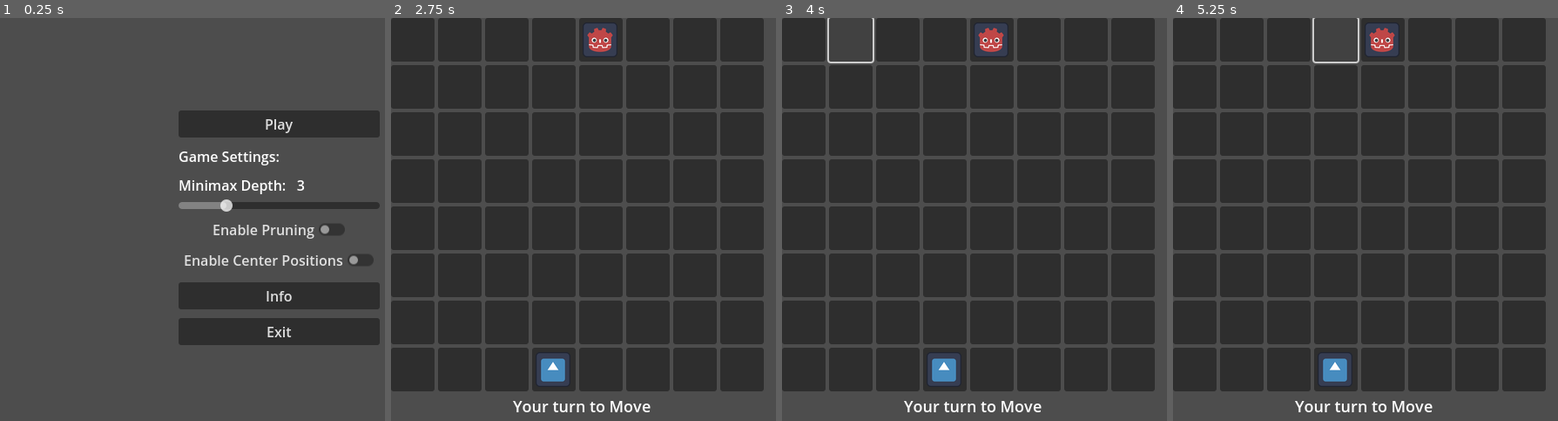
Above: before the commit, frames 1-4 (left to right).
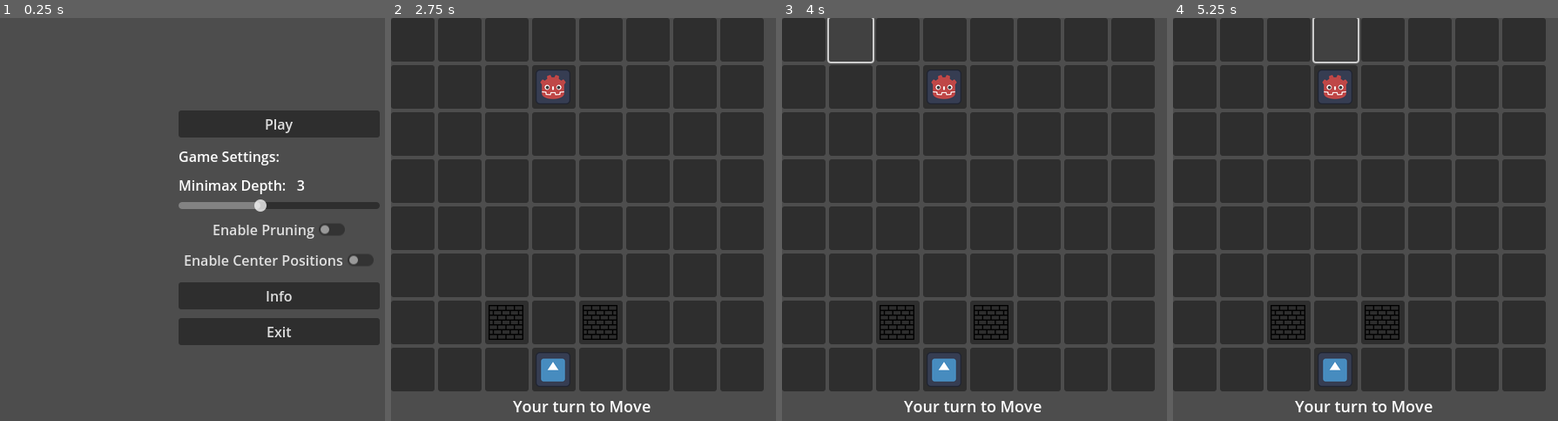
Above: after the commit, the same moments.

Repository: erkek2000/linukboard2d
Game: Godot game, scene res://scenes/menu.tscn
The game is run twice, just before and just after one commit, with the same random seed, the same clock (stepped at 60 frames per second) and the same inputs. The engine's default icon, where the game draws it, is replaced by a stand-in: a white triangle on a blue panel in a dark square.
Inputs (mouse positions are in pixels of both pictures, inside the frame that each line leads up to):
- Up to frame 1 (0.25 s): no input
- Up to frame 2 (2.75 s): click "Enable Pruning" at 0.5 s; click "Play" at 1.25 s; tap Enter at 2 s
- Up to frame 3 (4 s): click (805, 38) at 2.75 s; click (851, 38) at 3.5 s
- Up to frame 4 (5.25 s): click (1288, 38) at 4.25 s; click (1334, 38) at 5 s

The runs differ from the first frame. In frame 1, 0.3% of the frame differs, in the area x 57-70%, y 45-49%; in frame 2, 1.9%, in the area x 25-59%, y 1-80%; in frame 3, 1.9%; in frame 4, 1.9%.
Error before the commit: Attempt to call function 'get_button_icon' in base 'null instance' on a null instance. (res://scripts/game.gd:140)

Commit message:
Godot 4.4 Support
- Made vector2's into vector2i's

Diff:
--- a/project.godot
+++ b/project.godot
@@ -12,7 +12,7 @@
 
 config/name="LinukBoard2d"
 run/main_scene="res://scenes/menu.tscn"
-config/features=PackedStringArray("4.3", "GL Compatibility")
+config/features=PackedStringArray("4.4", "GL Compatibility")
 config/icon="res://assets/icon.svg"
 
 [autoload]
--- a/scenes/menu.tscn
+++ b/scenes/menu.tscn
@@ -35,7 +35,7 @@
 [node name="WaitTimeLabel" type="Label" parent="VBoxContainer"]
 visible = false
 layout_mode = 2
-text = "Warning: minimax depth over 3 with pruning disabled may have long wait times."
+text = "Warning: minimax depth over 3 may have long wait times."
 label_settings = SubResource("LabelSettings_ttpff")
 horizontal_alignment = 1
 vertical_alignment = 1
@@ -51,7 +51,7 @@
 [node name="MinimaxDepthSlider" type="HSlider" parent="VBoxContainer/VBoxContainer"]
 layout_mode = 2
 min_value = 1.0
-max_value = 10.0
+max_value = 6.0
 value = 3.0
 rounded = true
 
--- a/scripts/board_maker.gd
+++ b/scripts/board_maker.gd
@@ -67,7 +67,7 @@
 	var block_icon = ImageTexture.create_from_image(image3)
 	get_node("block").icon = block_icon
 
-	# Create turn label AFTER all buttons
+	# Create turn label after all buttons
 	turn_label = Label.new()
 	turn_label.set_name("TurnLabel")
 	turn_label.text = "Loading"
--- a/scripts/game.gd
+++ b/scripts/game.gd
@@ -14,18 +14,18 @@
 # Can be "Move" or "Block1" or "Block2"
 var Turn_Type: String = "Move"
 # Gives Player Position, updated once every turn.
-var Player_Pos: Vector2
+var Player_Pos: Vector2i
 # Gives AI Position, updated once every turn.
-var AI_Pos: Vector2
-# Gives Player Move Position, updated twice every turn.
-var Signal_Pos: Vector2 = Vector2(-1, -1)
+var AI_Pos: Vector2i
+# Gives Player Click Position, updated thrice every turn.
+var Signal_Pos: Vector2i = Vector2i(-1, -1)
 # Variable that changes every time board is clicked.
 var New_Button_Signal: bool = false
 # BoardMaker Node - for accessing buttons
 var Board_Maker : Node
 # Best current moves for the AI.
-#var Best_Move: Vector2 = Vector2(-1, -1)
-#var Best_Block: Vector2 = Vector2(-1, -1)
+#var Best_Move: Vector2i = Vector2i(-1, -1)
+#var Best_Block: Vector2i = Vector2i(-1, -1)
 var Turn_Number: int = 1
 
 
@@ -75,13 +75,13 @@
 		Board.append(new_row.duplicate(true))  # Add the row to the Board
 
 	if GameData.CENTER_POS:
-		Player_Pos = Vector2(4, 3)
-		AI_Pos = Vector2(3, 4)
+		Player_Pos = Vector2i(4, 3)
+		AI_Pos = Vector2i(3, 4)
 		Board[4][3] = 1 # Player
 		Board[3][4] = 2 # AI
 	else:
-		Player_Pos = Vector2(7, 3)
-		AI_Pos = Vector2(0, 4)
+		Player_Pos = Vector2i(7, 3)
+		AI_Pos = Vector2i(0, 4)
 		Board[7][3] = 1 # Player
 		Board[0][4] = 2 # AI
 
@@ -91,13 +91,15 @@
 	if first_turn == 1:
 		Board_Maker.turn_label.text = "Your Turn"
 		Turn = "Player Turn"
-		print ("First Turn is ", Turn)
+		if GameData.DEBUG:
+			print ("First Turn is ", Turn)
 		toggle_buttons(Board_Maker, true)
 	elif first_turn == 0:
 		Board_Maker.turn_label.text = "AI is playing..."
 		await get_tree().create_timer(0.1).timeout
 		Turn = "AI Turn"
-		print ("First Turn is ", Turn)
+		if GameData.DEBUG:
+			print ("First Turn is ", Turn)
 		toggle_buttons(Board_Maker, false)
 		ai_play()
 
@@ -128,12 +130,12 @@
 	pass
 
 
-func vector2_to_string(vec: Vector2) -> String:
+func vector2i_to_string(vec: Vector2i) -> String:
 	return str(vec.x) + "-" + str(vec.y)
 
 
 # Not using the last parameter. Find out what that was.
-func move_icon(old_pos: Node, new_pos: Node, on_board_new_pos: Vector2):
+func move_icon(old_pos: Node, new_pos: Node, on_board_new_pos: Vector2i):
 	# Handle Button icons for positions
 	#print("old_pos.name: ", old_pos.name)
 	#print("new_pos.name: ", new_pos.name)
@@ -143,21 +145,21 @@
 	new_pos.set_button_icon(old_pos_icon)
 
 
-func move_player(new_pos: Vector2):
+func move_player(new_pos: Vector2i):
 	# Move on Board
 	Board[Player_Pos.x][Player_Pos.y] = 0
 	Board[new_pos.x][new_pos.y] = 1
 	Player_Pos = new_pos
 
 
-func move_AI(new_pos: Vector2):
+func move_AI(new_pos: Vector2i):
 	# Move on Board
 	Board[AI_Pos.x][AI_Pos.y] = 0
 	Board[new_pos.x][new_pos.y] = 2
 	AI_Pos = new_pos
 
 
-func place_block(pos: Node, on_board_pos: Vector2):
+func place_block(pos: Node, on_board_pos: Vector2i):
 	# Should be similar to move_player.
 	# Set Icon
 	var block_icon = Board_Maker.get_node("block").get_button_icon()
@@ -165,7 +167,7 @@
 	Board[on_board_pos.x][on_board_pos.y] = -1
 
 
-func check_move(old_pos: Vector2, new_pos: Vector2, board: Array) -> bool:
+func check_move(old_pos: Vector2i, new_pos: Vector2i, board: Array) -> bool:
 	# Check if inside board
 	if not (index_in_bounds(new_pos.x, 8) and index_in_bounds(new_pos.y, 8)):
 		return false
@@ -179,7 +181,7 @@
 	return delta_x <= 1 and delta_y <= 1
 
 
-func check_block(pos: Vector2, board: Array) -> bool:
+func check_block(pos: Vector2i, board: Array) -> bool:
 	# Check if inside board
 
 	if not (index_in_bounds(pos.x, 8) and index_in_bounds(pos.y, 8)):
@@ -191,16 +193,16 @@
 		return false
 
 # NEVER USED
-func get_square_at(pos: Vector2, index: int) -> Vector2:
+func get_square_at(pos: Vector2i, index: int) -> Vector2i:
 	var directions: Array = [
-		Vector2(-1, -1),  # 0: Top-left
-		Vector2(0, -1),   # 1: Top
-		Vector2(1, -1),   # 2: Top-right
-		Vector2(1, 0),    # 3: Right
-		Vector2(1, 1),    # 4: Bottom-right
-		Vector2(0, 1),    # 5: Bottom
-		Vector2(-1, 1),   # 6: Bottom-left
-		Vector2(-1, 0)    # 7: Left
+		Vector2i(-1, -1),  # 0: Top-left
+		Vector2i(0, -1),   # 1: Top
+		Vector2i(1, -1),   # 2: Top-right
+		Vector2i(1, 0),    # 3: Right
+		Vector2i(1, 1),    # 4: Bottom-right
+		Vector2i(0, 1),    # 5: Bottom
+		Vector2i(-1, 1),   # 6: Bottom-left
+		Vector2i(-1, 0)    # 7: Left
 	]
 
 	if index < 0 or index > 7:
@@ -210,249 +212,12 @@
 	return pos + directions[index]
 
 
-
-
-'''
-# Returns a list of move_data dictionaries, each containing:
-# - "board": the board state after the move and blocks
-# - "move": the position the player moved to
-# - "block1": the position of the first block
-# - "block2": the position of the second block
-func generate_moves(board: Array, self_pos: Vector2, opponent_pos: Vector2) -> Array:
-	var all_plays = []
-
-	# Step 1: Generate all possible moves
-	var possible_moves = []
-	var x = self_pos.x
-	var y = self_pos.y
-	var player = board[x][y]
-
-	# All possible movement directions
-	var directions = [
-		Vector2(-1, -1), Vector2(0, -1), Vector2(1, -1), Vector2(1, 0),
-		Vector2(1, 1), Vector2(0, 1), Vector2(-1, 1), Vector2(-1, 0)
-	]
-
-	# Generate all valid moves
-	for direction in directions:
-		var new_pos = Vector2(x + direction.x, y + direction.y)
-		if check_move(self_pos, new_pos, board):
-			# Create a new board with the move applied
-			var moved_board = []
-			for row in board:
-				moved_board.append(row.duplicate(true))
-
-			moved_board[x][y] = 0
-			moved_board[new_pos.x][new_pos.y] = player
-
-			# Add to possible moves
-			possible_moves.append({
-				"board": moved_board,
-				"move": new_pos
-			})
-
-
-
-	# Step 2: For each move, generate all possible block placements
-	for move_data in possible_moves:
-		var moved_board = move_data["board"]
-		var move_pos = move_data["move"]
-
-		# Get all possible block positions around opponent
-		var block_positions = get_block_positions_around(moved_board, opponent_pos)
-
-		# If no blocks can be placed, opponent is cornered (win condition)
-		if block_positions.size() == 0:
-			all_plays.append({
-				"board": moved_board,
-				"move": move_pos,
-				"block1": Vector2(-1, -1),
-				"block2": Vector2(-1, -1),
-				"victory": true
-			})
-			continue
-
-		# If only one block can be placed
-		if block_positions.size() == 1:
-			var block_pos = block_positions[0]
-			var blocked_board = []
-			for row in moved_board:
-				blocked_board.append(row.duplicate(true))
-
-			blocked_board[block_pos.x][block_pos.y] = -1
-
-			all_plays.append({
-				"board": blocked_board,
-				"move": move_pos,
-				"block1": block_pos,
-				"block2": Vector2(-1, -1),
-				"victory": true
-			})
-			continue
-
-		# Generate all combinations of 2 blocks from available positions
-		for i in range(block_positions.size()):
-			for j in range(i + 1, block_positions.size()):
-				var block1 = block_positions[i]
-				var block2 = block_positions[j]
-
-				# Create a new board with blocks placed
-				var blocked_board = []
-				for row in moved_board:
-					blocked_board.append(row.duplicate(true))
-
-				blocked_board[block1.x][block1.y] = -1
-				blocked_board[block2.x][block2.y] = -1
-
-
-				# Add this play to our list
-
-				all_plays.append({
-					"board": blocked_board,
-					"move": move_pos,
-					"block1": block1,
-					"block2": block2
-				})
-				if GameData.DEBUG:
-					print("Found ", all_plays.size(), " valid full ", player, " moves with the board:")
-					print_board(blocked_board)
-
-	return all_plays
-
-# Helper function to get all possible block positions around an opponent
-func get_block_positions_around(board: Array, opponent_pos: Vector2) -> Array:
-	var block_positions = []
-	var ox = opponent_pos.x
-	var oy = opponent_pos.y
-
-	# Check all adjacent and diagonal positions
-	for i in range(-1, 2):
-		for j in range(-1, 2):
-			# Skip the center position (the opponent position)
-			if i == 0 and j == 0:
-				continue
-
-			var block_pos = Vector2(ox + i, oy + j)
-
-			# Check if the position is valid for a block
-			if check_block(block_pos, board):
-				block_positions.append(block_pos)
-
-	return block_positions
-
-
-# alpha is the best score the maximizer can guarantee so far.
-# beta is the best score the minimizer can guarantee so far
-
-func minimax(board: Array, ai_pos: Vector2, player_pos: Vector2, depth: int, alpha: int, beta: int, maximizing_player: bool) -> Dictionary:
-	# Terminal conditions: depth reached or victory detected
-	if depth == 0 or check_victory(ai_pos, player_pos, board) != 0:
-		if GameData.DEBUG:
-			print("End condition reached with board:")
-			print("############")
-			print_board(board)
-			print("############")
-		return {
-			"eval": calculate_minimax_points(ai_pos, player_pos, board),
-			"move": Vector2(-1, -1),
-			"block1": Vector2(-1, -1),
-			"block2": Vector2(-1, -1)
-		}
-
-	if maximizing_player:  # AI's turn (maximizing)
-		var maxEval = -INF
-		var best_move = Vector2(-1, -1)
-		var best_block1 = Vector2(-1, -1)
-		var best_block2 = Vector2(-1, -1)
-
-		# Generate all possible moves for AI
-		var moves = generate_moves(board, ai_pos, player_pos)
-
-		for move_data in moves:
-			# Update AI position for recursive call
-			var new_ai_pos = move_data["move"]
-
-			# Recursive minimax call
-			var evalResult = minimax(
-				move_data["board"],
-				new_ai_pos,
-				player_pos,
-				depth - 1,
-				alpha,
-				beta,
-				false
-			)
-
-			if evalResult["eval"] > maxEval:
-				maxEval = evalResult["eval"]
-				best_move = move_data["move"]
-				best_block1 = move_data["block1"]
-				best_block2 = move_data["block2"]
-
-			# Alpha-Beta pruning
-			if GameData.PRUNING:
-				alpha = max(alpha, evalResult["eval"])
-				if beta <= alpha:
-					break
-
-		return {
-			"eval": maxEval,
-			"move": best_move,
-			"block1": best_block1,
-			"block2": best_block2
-		}
-
-	else:  # Player's turn (minimizing)
-		var minEval = INF
-		var best_move = Vector2(-1, -1)
-		var best_block1 = Vector2(-1, -1)
-		var best_block2 = Vector2(-1, -1)
-
-		# Generate all possible moves for Player
-		var moves = generate_moves(board, player_pos, ai_pos)
-
-		for move_data in moves:
-			# Update player position for recursive call
-			var new_player_pos = move_data["move"]
-
-			# Recursive minimax call
-			var evalResult = minimax(
-				move_data["board"],
-				ai_pos,
-				new_player_pos,
-				depth - 1,
-				alpha,
-				beta,
-				true
-			)
-
-			if evalResult["eval"] < minEval:
-				minEval = evalResult["eval"]
-				best_move = move_data["move"]
-				best_block1 = move_data["block1"]
-				best_block2 = move_data["block2"]
-
-			# Alpha-Beta pruning
-			if GameData.PRUNING:
-				beta = min(beta, evalResult["eval"])
-				if beta <= alpha:
-					break
-
-		return {
-			"eval": minEval,
-			"move": best_move,
-			"block1": best_block1,
-			"block2": best_block2
-		}
-'''
-
-
-#  Victory cases with single blocks not handled MAYBE
-func generate_moves(board: Array, self_pos: Vector2, opponent_pos: Vector2, move_index: int = 0) -> Dictionary:
+# generates A SINGLE move with given index.
+func generate_moves(board: Array, self_pos: Vector2i, opponent_pos: Vector2i, move_index: int = 0) -> Dictionary:
 	# Directions for movement: diagonal and orthogonal
 	var directions: Array = [
-		Vector2(-1, -1), Vector2(0, -1), Vector2(1, -1), Vector2(1, 0),
-		Vector2(1, 1), Vector2(0, 1), Vector2(-1, 1), Vector2(-1, 0)
+		Vector2i(-1, -1), Vector2i(0, -1), Vector2i(1, -1), Vector2i(1, 0),
+		Vector2i(1, 1), Vector2i(0, 1), Vector2i(-1, 1), Vector2i(-1, 0)
 	]
 
 	# Split move_index into movement and blocking components
@@ -466,8 +231,8 @@
 	var player: int = board[x][y]
 
 	# Get movement direction
-	var direction: Vector2 = directions[move_dir_idx]
-	var new_pos = Vector2(x + direction.x, y + direction.y)
+	var direction: Vector2i = directions[move_dir_idx]
+	var new_pos = Vector2i(x + direction.x, y + direction.y)
 
 	# If this move is invalid, skip to next move
 	if not check_move(self_pos, new_pos, board):
@@ -482,8 +247,8 @@
 	moved_board[new_pos.x][new_pos.y] = player
 
 	# Calculate first block position
-	var block1_dir: Vector2 = directions[block1_idx]
-	var block1_pos: Vector2 = Vector2(opponent_pos.x + block1_dir.x, opponent_pos.y + block1_dir.y)
+	var block1_dir: Vector2i = directions[block1_idx]
+	var block1_pos: Vector2i = Vector2i(opponent_pos.x + block1_dir.x, opponent_pos.y + block1_dir.y)
 
 	# If first block position is invalid, try next block position
 	if not check_block(block1_pos, moved_board):
@@ -500,7 +265,7 @@
 
 	# Calculate second block position
 	var block2_dir = directions[block2_idx]
-	var block2_pos = Vector2(opponent_pos.x + block2_dir.x, opponent_pos.y + block2_dir.y)
+	var block2_pos = Vector2i(opponent_pos.x + block2_dir.x, opponent_pos.y + block2_dir.y)
 
 	# If second block position is invalid, try next second block
 	if (not check_block(block2_pos, moved_board)) or block1_pos == block2_pos:
@@ -529,26 +294,26 @@
 
 # alpha is the best score the maximizer can guarantee so far.
 # beta is the best score the minimizer can guarantee so far
-func minimax(board: Array, ai_pos: Vector2, player_pos: Vector2, depth: int, alpha: int, beta: int, maximizing_player: bool) -> Dictionary:
+func minimax(board: Array, ai_pos: Vector2i, player_pos: Vector2i, depth: int, alpha: int, beta: int, maximizing_player: bool) -> Dictionary:
 	# Terminal conditions: depth reached or victory detected
 	if depth == 0 or check_victory(ai_pos, player_pos, board, maximizing_player) != 0:
 		var eval: int = calculate_minimax_points(ai_pos, player_pos, board, maximizing_player)
 		return {
 			"eval": eval,
-			"move": Vector2(-1, -1),
-			"block1": Vector2(-1, -1),
-			"block2": Vector2(-1, -1)
+			"move": Vector2i(-1, -1),
+			"block1": Vector2i(-1, -1),
+			"block2": Vector2i(-1, -1)
 		}
 
 	if maximizing_player:  # AI's turn (maximizing)
 		var maxEval: int = -9223372036854775800
-		var best_move: Vector2 = Vector2(-1, -1)
-		var best_block1: Vector2 = Vector2(-1, -1)
-		var best_block2: Vector2 = Vector2(-1, -1)
+		var best_move: Vector2i = Vector2i(-1, -1)
+		var best_block1: Vector2i = Vector2i(-1, -1)
+		var best_block2: Vector2i = Vector2i(-1, -1)
 
 		# Start generating moves incrementally
 		var move_index: int = 0
-		var max_index: int = 512  # Reasonable limit to prevent freezing
+		var max_index: int = 512
 
 		while move_index < max_index:
 
@@ -581,8 +346,9 @@
 				# Alpha-Beta pruning
 				if GameData.PRUNING:
 					alpha = max(alpha, evalResult["eval"])
-					if beta <= alpha :#and best_move != Vector2(-1, -1):
-						print("Pruning in AI with eval ", evalResult["eval"], " beta is ", beta, " alpha is ", alpha)
+					if beta <= alpha :#and best_move != Vector2i(-1, -1):
+						if GameData.DEBUG:
+							print("Pruning in AI with eval ", evalResult["eval"], " beta is ", beta, " alpha is ", alpha)
 						break
 			elif move_result["completed"] > 0:
 				# May call minimax depth 0 instead:
@@ -593,14 +359,14 @@
 							"eval" : 100000,
 							"move" : move_result["move"],
 							"block1" : move_result["block1"],
-							"block2": Vector2(-1, -1)
+							"block2": Vector2i(-1, -1)
 						}
 					if move_result["completed"] == 1:
 						return {
 							"eval" : 100000,
 							"move" : move_result["move"],
-							"block1" : Vector2(-1, -1),
-							"block2": Vector2(-1, -1)
+							"block1" : Vector2i(-1, -1),
+							"block2": Vector2i(-1, -1)
 						}
 				elif victory == 1:
 					if move_result["completed"] == 1:
@@ -608,22 +374,22 @@
 								"eval" : -100000,
 								"move" : move_result["move"],
 								"block1" : move_result["block1"],
-								"block2": Vector2(-1, -1)
+								"block2": Vector2i(-1, -1)
 						}
 					if move_result["completed"] == 2:
 						return {
 							"eval" : -100000,
 							"move" : move_result["move"],
-							"block1" : Vector2(-1, -1),
-							"block2": Vector2(-1, -1)
+							"block1" : Vector2i(-1, -1),
+							"block2": Vector2i(-1, -1)
 						}
 			move_index = move_result["next_index"]
-		if best_move == Vector2(-1, -1):
-			print("for ai:")
-			print_board(board)
-			push_error("WARNING: No valid moves found for AI!")
-
-
+
+		if GameData.DEBUG:
+			if best_move == Vector2i(-1, -1):
+				print("for ai:")
+				print_board(board)
+				push_error("WARNING: No valid moves found for AI!")
 
 		return {
 			"eval": maxEval,
@@ -634,9 +400,9 @@
 
 	else:  # Player's turn (minimizing)
 		var minEval: int = 9223372036854775800
-		var best_move: Vector2 = Vector2(-1, -1)
-		var best_block1: Vector2 = Vector2(-1, -1)
-		var best_block2: Vector2 = Vector2(-1, -1)
+		var best_move: Vector2i = Vector2i(-1, -1)
+		var best_block1: Vector2i = Vector2i(-1, -1)
+		var best_block2: Vector2i = Vector2i(-1, -1)
 
 		var move_index: int = 0
 		var max_index: int = 512
@@ -671,8 +437,9 @@
 				# Alpha-Beta pruning
 				if GameData.PRUNING:
 					beta = min(beta, evalResult["eval"])
-					if beta <= alpha: # and best_move != Vector2(-1, -1):
-						print("Pruning in Player with eval ", evalResult["eval"], " beta is ", beta, " alpha is ", alpha)
+					if beta <= alpha: # and best_move != Vector2i(-1, -1):
+						if GameData.DEBUG:
+							print("Pruning in Player with eval ", evalResult["eval"], " beta is ", beta, " alpha is ", alpha)
 						break
 			elif move_result["completed"] > 0:
 				var victory : int = check_victory(ai_pos, move_result["move"], move_result["board"], maximizing_player)
@@ -682,14 +449,14 @@
 							"eval" : 100000,
 							"move" : move_result["move"],
 							"block1" : move_result["block1"],
-							"block2": Vector2(-1, -1)
+							"block2": Vector2i(-1, -1)
 						}
 					elif move_result["completed"] == 1:
 						return {
 							"eval" : 100000,
 							"move" : move_result["move"],
-							"block1" : Vector2(-1, -1),
-							"block2": Vector2(-1, -1)
+							"block1" : Vector2i(-1, -1),
+							"block2": Vector2i(-1, -1)
 						}
 				elif victory == 1:
 					if move_result["completed"] == 2:
@@ -697,21 +464,22 @@
 							"eval" : -100000,
 							"move" : move_result["move"],
 							"block1" : move_result["block1"],
-							"block2": Vector2(-1, -1)
+							"block2": Vector2i(-1, -1)
 						}
 					elif move_result["completed"] == 1:
 						return {
 							"eval" : -100000,
 							"move" : move_result["move"],
-							"block1" : Vector2(-1, -1),
-							"block2": Vector2(-1, -1)
+							"block1" : Vector2i(-1, -1),
+							"block2": Vector2i(-1, -1)
 						}
 			move_index = move_result["next_index"]
 
-		if best_move == Vector2(-1, -1):
-			print("for player:")
-			print_board(board)
-			push_error("WARNING: No valid moves found for PLAYER!")
+		if GameData.DEBUG:
+			if best_move == Vector2i(-1, -1):
+				print("for player:")
+				print_board(board)
+				push_error("WARNING: No valid moves found for PLAYER!")
 
 		return {
 			"eval": minEval,
@@ -721,8 +489,8 @@
 		}
 
 
-# current player is 1 for player 2 for ai
-func calculate_minimax_points(ai_pos: Vector2, player_pos: Vector2, board: Array, maximizing_player: bool) -> int:
+# 1 for player, 2 for ai
+func calculate_minimax_points(ai_pos: Vector2i, player_pos: Vector2i, board: Array, maximizing_player: bool) -> int:
 	# returns the difference between self position (max_pos) and player position (min_pos)
 	# Calculated by the amount of free blocks around each player.
 	if check_victory(ai_pos, player_pos, board, maximizing_player) == 1:
@@ -739,8 +507,8 @@
 	var opponent_mobility: int = calculate_position(player_pos.x, player_pos.y, board_copy)
 	var points: int = self_mobility - opponent_mobility
 
-	if self_mobility < 3:
-		points -= 10
+	#if self_mobility < 3:
+		#points -= 10
 
 	return points
 
@@ -817,7 +585,7 @@
 # This func may just call Victory func and return nothing at all.
 # current_player 1 for Player, 2 for AI
 # Returns: 0 for no victory, 1 for Player victory, 2 for AI victory
-func check_victory(ai_pos: Vector2, player_pos: Vector2, board: Array, maximizing_player: bool) -> int:
+func check_victory(ai_pos: Vector2i, player_pos: Vector2i, board: Array, maximizing_player: bool) -> int:
 	var board_copy: Array = board.duplicate(true)
 	var player_mobility: int = calculate_position(player_pos.x, player_pos.y, board_copy)
 	var ai_mobility: int = calculate_position(ai_pos.x, ai_pos.y, board_copy)
@@ -860,8 +628,8 @@
 	var best_block2 = result["block2"]
 
 	# Convert positions to strings for node lookup
-	var ai_pos_string = vector2_to_string(AI_Pos)
-	var best_move_string = vector2_to_string(best_move)
+	var ai_pos_string = vector2i_to_string(AI_Pos)
+	var best_move_string = vector2i_to_string(best_move)
 
 	# Move AI piece
 	move_icon(Board_Maker.get_node(ai_pos_string), Board_Maker.get_node(best_move_string), best_move)
@@ -875,8 +643,8 @@
 
 
 	# Place first block
-	if best_block1 != Vector2(-1, -1):
-		var block1_string = vector2_to_string(best_block1)
+	if best_block1 != Vector2i(-1, -1):
+		var block1_string = vector2i_to_string(best_block1)
 		place_block(Board_Maker.get_node(block1_string), best_block1)
 
 	# Check for victory after blocks
@@ -887,8 +655,8 @@
 			defeat()
 
 	# Place second block
-	if best_block2 != Vector2(-1, -1):
-		var block2_string = vector2_to_string(best_block2)
+	if best_block2 != Vector2i(-1, -1):
+		var block2_string = vector2i_to_string(best_block2)
 		place_block(Board_Maker.get_node(block2_string), best_block2)
 
 	# Check for victory after blocks
@@ -906,13 +674,14 @@
 # Button Pressed signal form BoardMaker.
 # Probably won't need y,x parameters.
 func _on_board_maker_send_location(name, y, x) -> void:
-	Signal_Pos = Vector2(y, x)
+	Signal_Pos = Vector2i(y, x)
 	#New_Button_Signal = true
-	print("Player Clicked: ", name)
+	if GameData.DEBUG:
+		print("Player Clicked: ", name)
 	#print("signal pos: ", Signal_Pos)
 	# Stringify the vectors so they can reach buttons.
-	var player_pos_string = vector2_to_string(Player_Pos)
-	var new_pos_string = vector2_to_string(Signal_Pos)
+	var player_pos_string = vector2i_to_string(Player_Pos)
+	var new_pos_string = vector2i_to_string(Signal_Pos)
 	if Turn_Type == "Move":
 		if check_move(Player_Pos, Signal_Pos, Board):
 
@@ -1080,7 +849,7 @@
 	# Test case 8: Position on AI (2) (3,4)
 	print("Test Case 8 - On AI (3,4): Expected: 4, Got:", calculate_position(4, 3, test_board))
 
-func test_block_positions_equality(block1_pos: Vector2, block2_pos: Vector2) -> void:
+func test_block_positions_equality(block1_pos: Vector2i, block2_pos: Vector2i) -> void:
 	if block1_pos == block2_pos:
 		print("Test Passed: block1_pos ", block1_pos, " is equal to block2_pos ", block2_pos)
 	else:
@@ -1100,7 +869,7 @@
 		[0, 0, 0, 0, 0, 0, 0]
 	]
 
-	var opponent_pos = Vector2(3, 3)
+	var opponent_pos = Vector2i(3, 3)
 	var board_size: int = 7
 	var blocks_placed: int = 0
 	var radius: int = 1
@@ -1108,7 +877,7 @@
 	while blocks_placed < 2 and radius <= 8:
 		for x in range(-radius, radius + 1):
 			for y in range(-radius, radius + 1):
-				var block_pos = Vector2(opponent_pos.x + x, opponent_pos.y + y)
+				var block_pos = Vector2i(opponent_pos.x + x, opponent_pos.y + y)
 
 				#Check Board bounds - This check is essential
 				if block_pos.x < 0 or block_pos.x >= board_size or block_pos.y < 0 or block_pos.y >= board_size:
--- a/scripts/menu.gd
+++ b/scripts/menu.gd
@@ -22,16 +22,16 @@
 
 func _on_pruning_check_button_toggled(toggled_on: bool) -> void:
 	GameData.PRUNING = toggled_on
-	if not GameData.PRUNING and GameData.MINIMAX_DEPTH > 3:
+	if GameData.MINIMAX_DEPTH > 3:
 		$VBoxContainer/WaitTimeLabel.visible = true
 	else:
 		$VBoxContainer/WaitTimeLabel.visible = false
 
 
-func _on_minimax_depth_slider_value_changed(value: float) -> void:
+func _on_minimax_depth_slider_value_changed(value: int) -> void:
 	$VBoxContainer/VBoxContainer/MinimaxDepthLabel.text = "Minimax Depth: " + str(value)
 	GameData.MINIMAX_DEPTH = value
-	if not GameData.PRUNING and GameData.MINIMAX_DEPTH > 3:
+	if GameData.MINIMAX_DEPTH > 3:
 		$VBoxContainer/WaitTimeLabel.visible = true
 	else:
 		$VBoxContainer/WaitTimeLabel.visible = false
Not shown, changed: export_presets.cfg
Not shown: 1 places in scenes/game.tscn that only renumber resources
Not shown: 1 places in scenes/info.tscn that only renumber resources
Not shown: 1 places in scenes/menu.tscn that only renumber resources
Not shown, added: scripts/game_data.gd.uid
